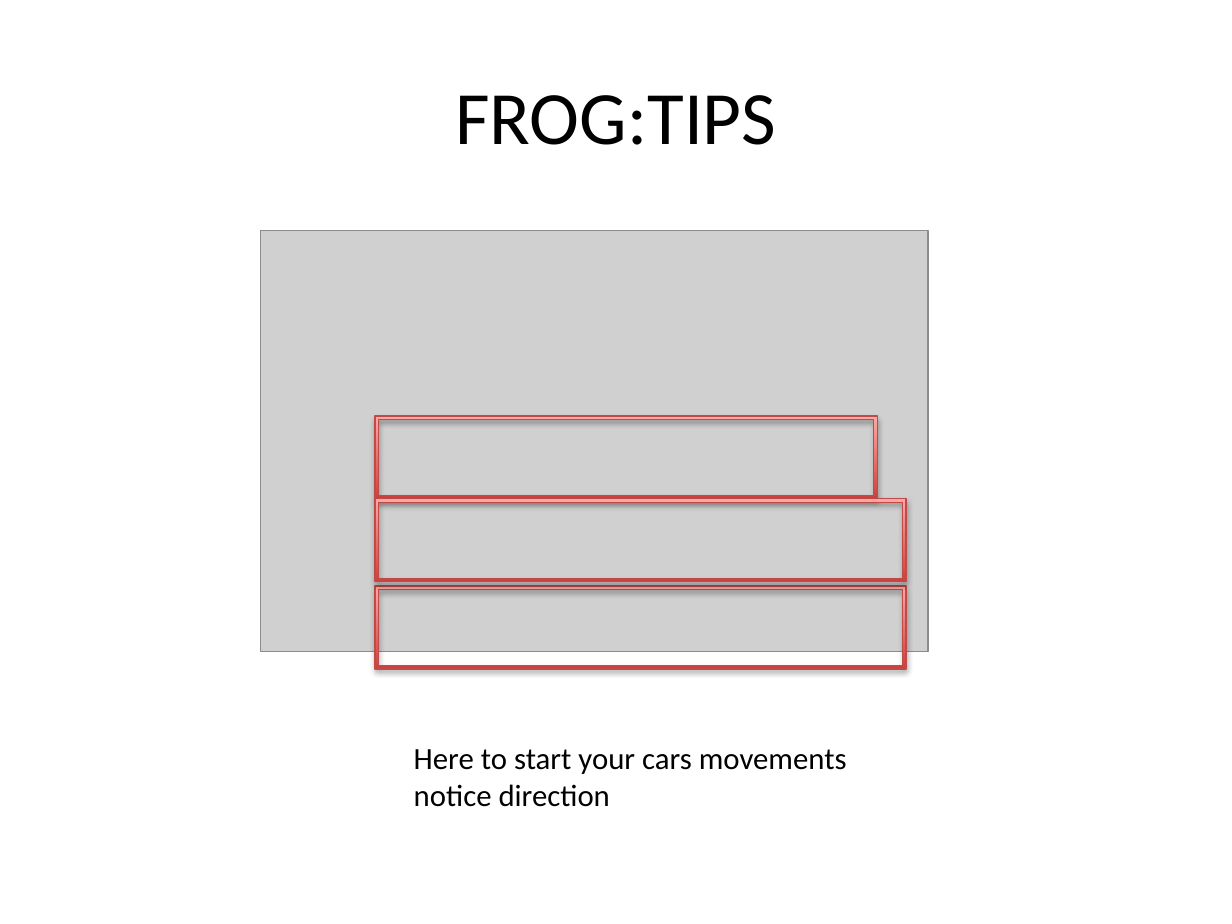
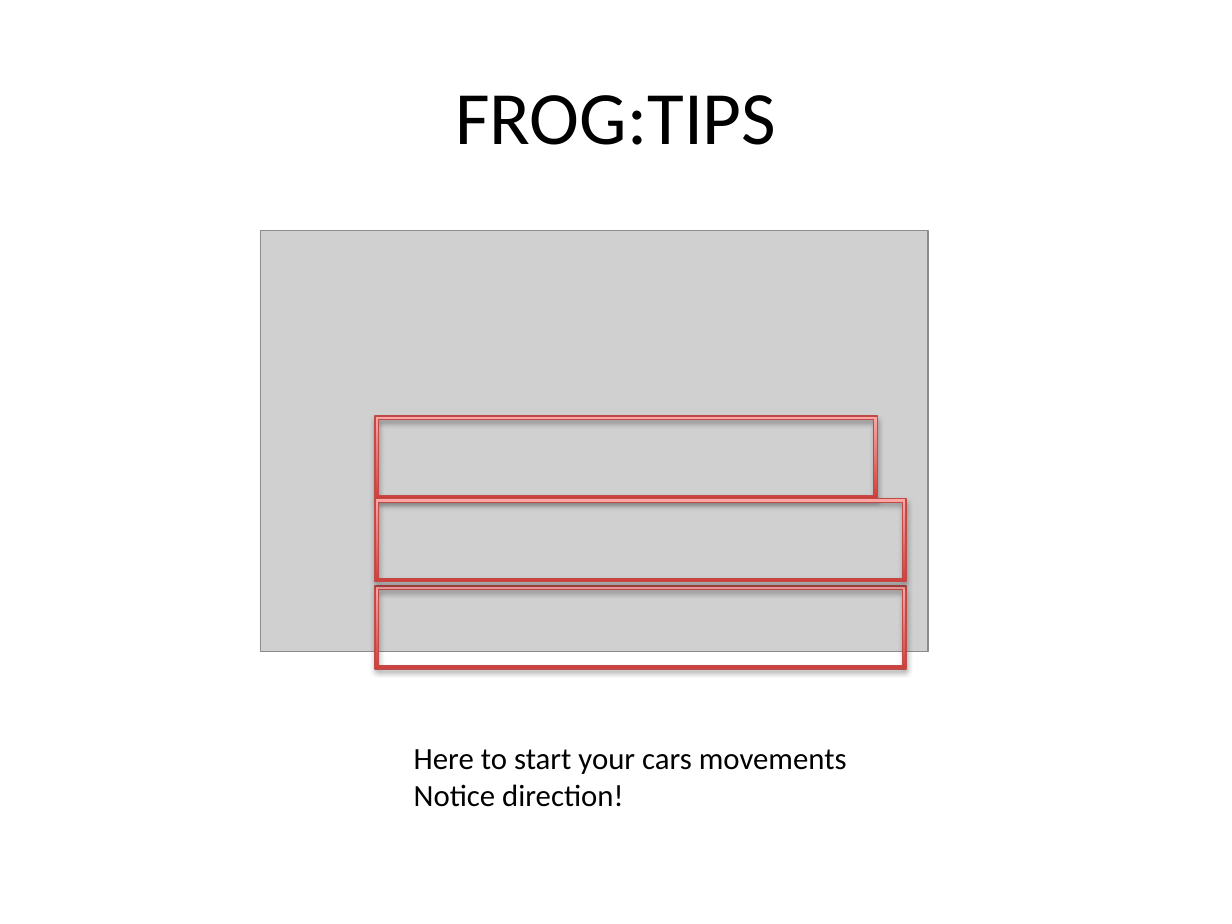
Before and after one commit to zu5462/assign2, a slide deck: slide 10 of assign2.pptx. Drawn at 1232x924 pixels with LibreOffice and Linux fonts; fonts in the diff are those of the drawing; grey boxes stand for pictures. Boxes give left, top, right and bottom in pixels: in the first picture for what was removed or moved away, otherwise in the second. Text is boxed around its words. In the diff, an @@ line names an element or a change of style, - is before the commit and + after.

```diff
--- a/assign2.pptx
+++ b/assign2.pptx
@@ text at <box>414,749,847,807</box>: text changed @@
-Here to start your cars movements
-notice direction
+Here to start your cars movements
+Notice direction!
```
Also in this commit, not shown: 4 other slides changed, 2 other files.
